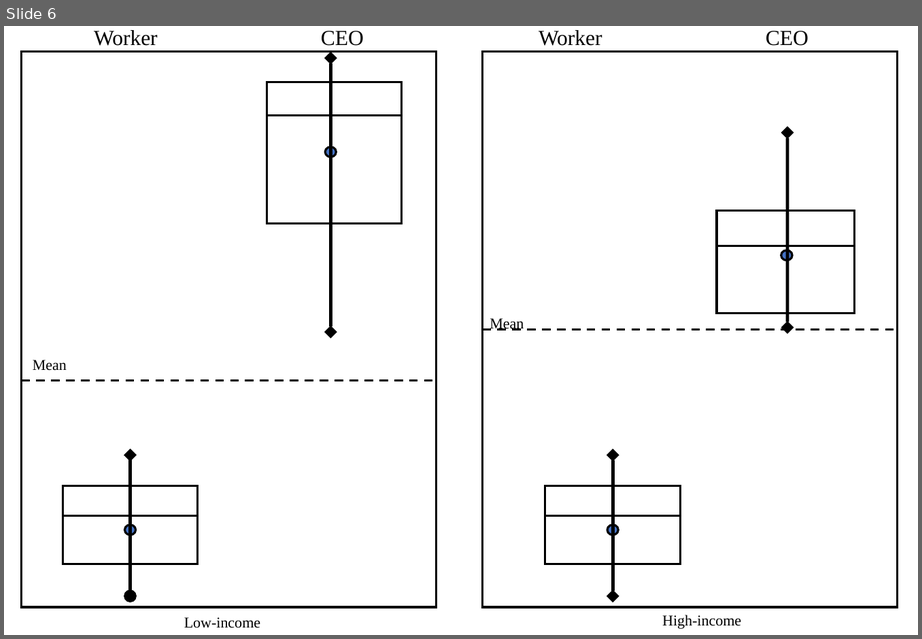
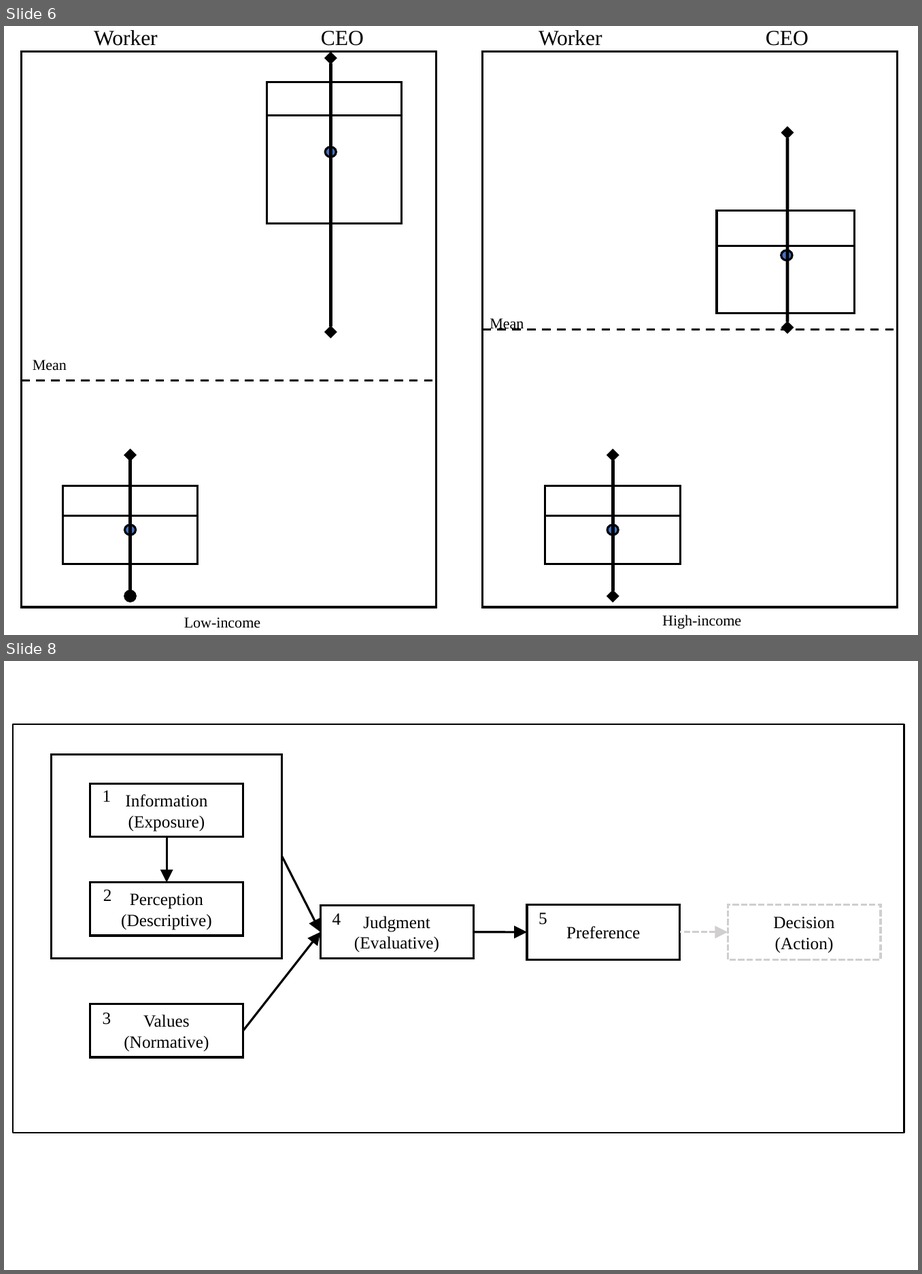
Before and after one commit to phd-bigsss/presentations-phd, a slide deck: proposal-workshop/images/scheme.pptx. Shown one above the other, each under a label of ours: slide 6 before the commit, slides 6 and 8 after it; the slides between them are not shown. The pictures are 922x639 and 922x1274 pixels, drawn with LibreOffice and Linux fonts; fonts in the diff are those of the drawing; background and template pictures are left out. Boxes give left, top, right and bottom in pixels: in the first picture for what was removed or moved away, otherwise in the second. Text is boxed around its words. In the diff, an @@ line names an element or a change of style, - is before the commit and + after.

```diff
--- a/proposal-workshop/images/scheme.pptx
+++ b/proposal-workshop/images/scheme.pptx
@@ slide 8 added at (x1=4, y1=661, x2=918, y2=1270), background #FFFFFF @@
@@ rectangle added at (x1=14, y1=724, x2=904, y2=1133), outline #000000 0.75 pt @@
@@ rectangle added at (x1=52, y1=753, x2=282, y2=958), outline #000000 1 pt @@
@@ rectangle added at (x1=90, y1=783, x2=243, y2=836), fill #FFFFFF, outline #000000 1 pt, 8 pt, text #000000 @@
+Information
+(Exposure)
@@ rectangle added at (x1=92, y1=786, x2=113, y2=804), fill #FFFFFF, 8 pt, text #000000 @@
+1
@@ arrow added from (167, 837) to (167, 882), #000000 1 pt @@
@@ arrow added from (282, 856) to (321, 932), #000000 1 pt @@
@@ rectangle added at (x1=90, y1=882, x2=243, y2=935), fill #FFFFFF, outline #000000 1 pt, 8 pt, text #000000 @@
+Perception
+(Descriptive)
@@ text added at (x1=103, y1=889, x2=112, y2=901), 8 pt, text #000000 @@
+2
@@ rectangle added at (x1=321, y1=905, x2=474, y2=958), fill #FFFFFF, outline #000000 1 pt, 8 pt, text #000000 @@
+Judgment
+(Evaluative)
@@ rectangle added at (x1=527, y1=904, x2=680, y2=960), fill #FFFFFF, outline #000000 1 pt, 8 pt, text #000000 @@
+Preference
@@ rectangle added at (x1=728, y1=904, x2=881, y2=960), fill #FFFFFF, outline #D0CECE 1 pt dashed, 8 pt, text #000000 @@
+Decision
+(Action)
@@ rectangle added at (x1=322, y1=909, x2=344, y2=927), fill #FFFFFF, 8 pt, text #000000 @@
+4
@@ text added at (x1=538, y1=913, x2=547, y2=925), 8 pt, text #000000 @@
+5
@@ arrow added from (243, 1031) to (321, 932), #000000 1 pt @@
@@ arrow added from (473, 932) to (527, 932), #000000 1 pt @@
@@ arrow added from (680, 932) to (728, 932), #D0CECE 1 pt dashed @@
@@ rectangle added at (x1=90, y1=1004, x2=243, y2=1057), fill #FFFFFF, outline #000000 1 pt, 8 pt, text #000000 @@
+Values
+(Normative)
@@ rectangle added at (x1=92, y1=1007, x2=113, y2=1026), fill #FFFFFF, 8 pt, text #000000 @@
+3
```
Also in this commit, not shown: 1 slide changed, 2 other slides added, 51 other files.
